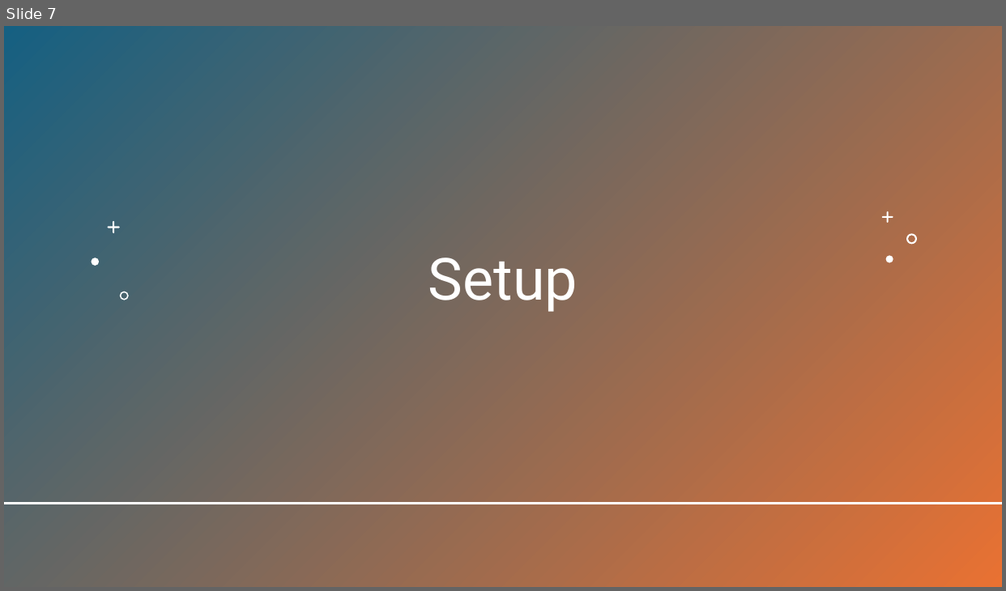
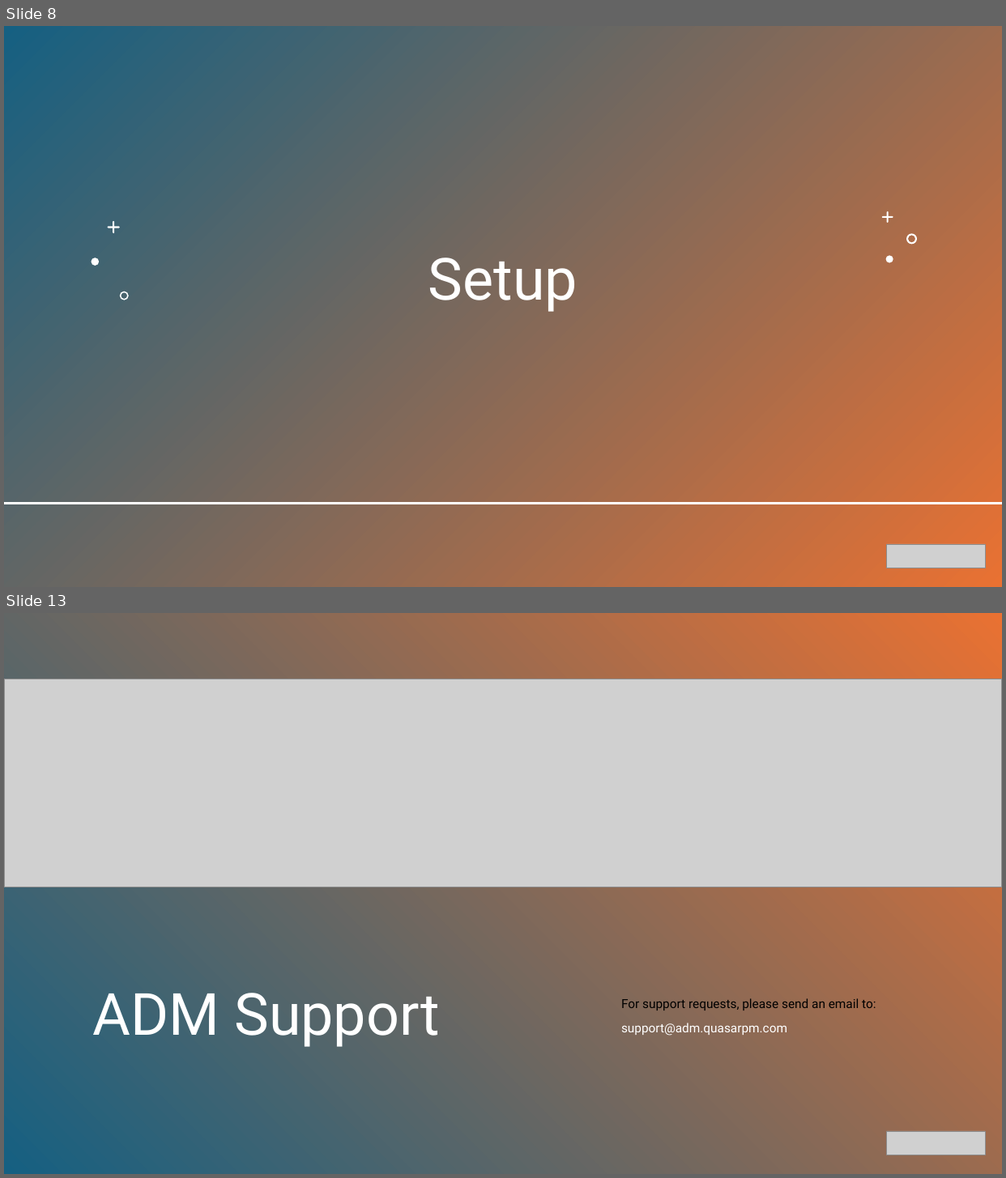
Before and after one commit to mcnigno/qbox, a slide deck: qbox/ADM User Guide.pptx. Shown one above the other, each under a label of ours: slide 7 before the commit, slides 8 and 13 after it; the slides between them are not shown. The pictures are 1006x591 and 1006x1178 pixels, drawn with LibreOffice and Linux fonts; fonts in the diff are those of the drawing; grey boxes stand for pictures. Boxes give left, top, right and bottom in pixels: in the first picture for what was removed or moved away, otherwise in the second. Text is boxed around its words. In the diff, an @@ line names an element or a change of style, - is before the commit and + after.

```diff
--- a/qbox/ADM User Guide.pptx
+++ b/qbox/ADM User Guide.pptx
@@ slide 13 added at box(4, 613, 1002, 1174), background #FFFFFF @@
@@ rectangle added at box(4, 613, 1002, 1174), fill gradient #156082 to #E97132 @@
@@ picture added at box(4, 679, 1002, 887) @@
@@ title added at box(93, 993, 439, 1047), 56 pt, text #FFFFFF @@
+ADM Support
@@ subtitle added at box(621, 999, 876, 1036), 12 pt, text #000000 @@
+For support requests, please send an email to:
+support@adm.quasarpm.com
@@ picture added at box(887, 1131, 985, 1156) @@
@@ what was slide 7 is now slide 8 @@
@@ slide 8 changed as well @@
@@ picture added at box(887, 544, 985, 569) @@
```
Also in this commit, not shown: 8 other slides changed, 3 other slides added, 1 slide removed, 7 other files.
